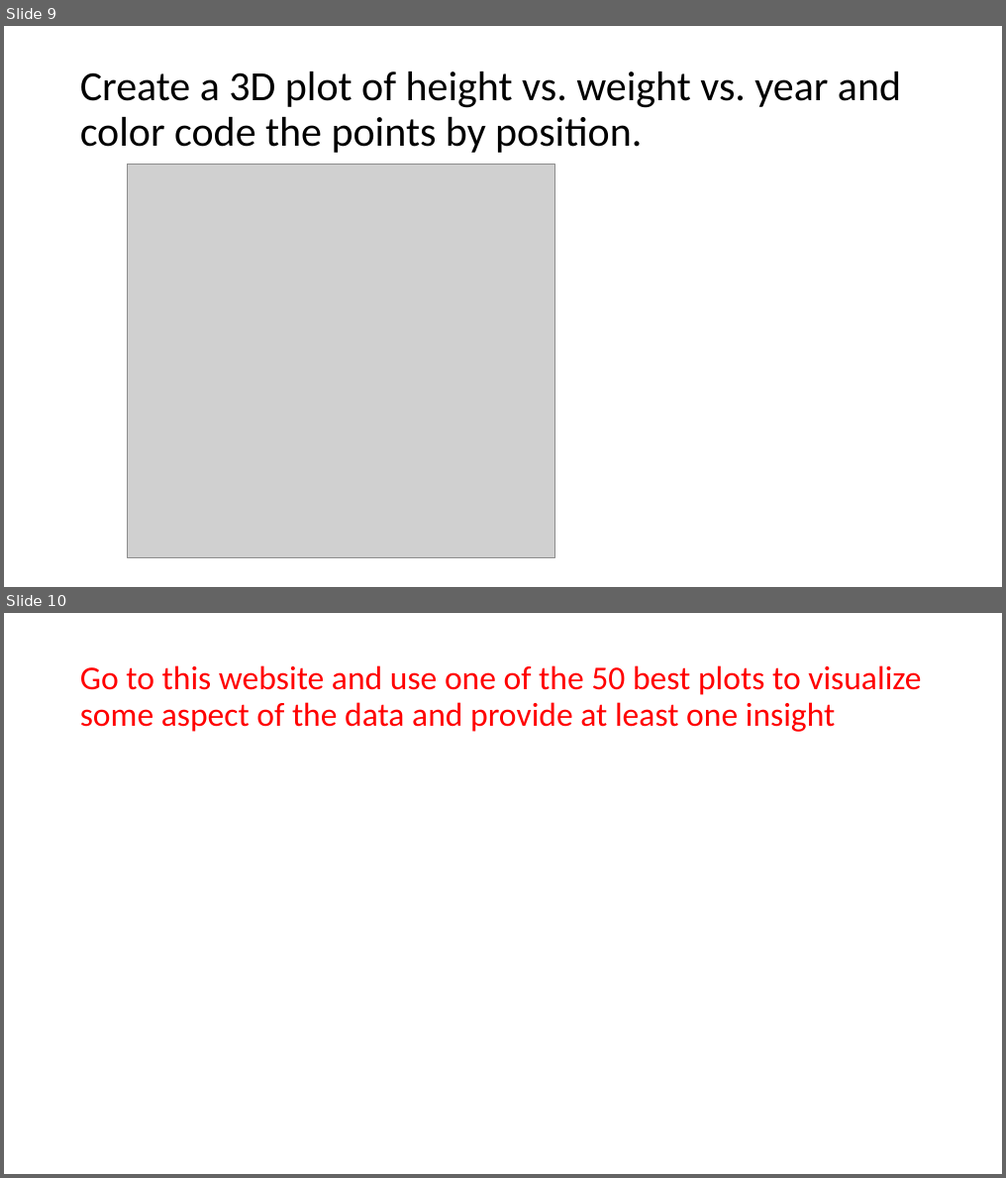
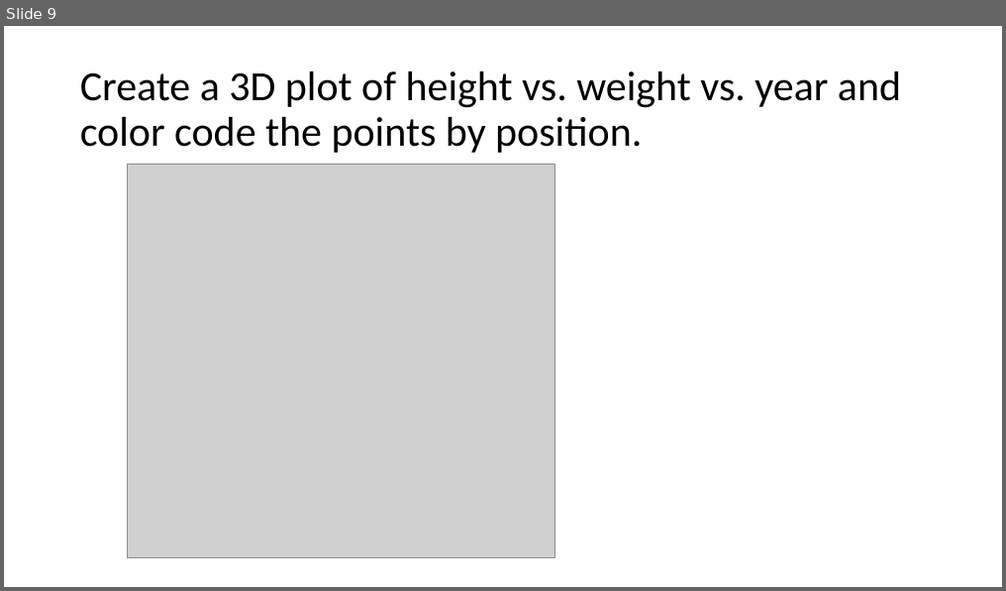
Before and after one commit to aleppla/MDS-6306-Doing-Data-Science, a slide deck: Unit 2/Leppla_Andrew_Unit2.pptx. Shown one above the other, each under a label of ours: slides 9 and 10 before the commit, slide 9 after it. The pictures are 1006x1178 and 1006x591 pixels, drawn with LibreOffice and Linux fonts; fonts in the diff are those of the drawing; grey boxes stand for pictures. Boxes give left, top, right and bottom in pixels: in the first picture for what was removed or moved away, otherwise in the second. Text is boxed around its words. In the diff, an @@ line names an element or a change of style, - is before the commit and + after.

```diff
--- a/Unit 2/Leppla_Andrew_Unit2.pptx
+++ b/Unit 2/Leppla_Andrew_Unit2.pptx
@@ slide 10 removed at (4, 613, 1002, 1174), background #FFFFFF @@
@@ title removed at (80, 665, 921, 732) @@
-Go to this website and use one of the 50 best plots to visualize some aspect of the data and provide at least one insight
```
Also in this commit, not shown: 2 slides changed, 1 slide added, 1 other file.
